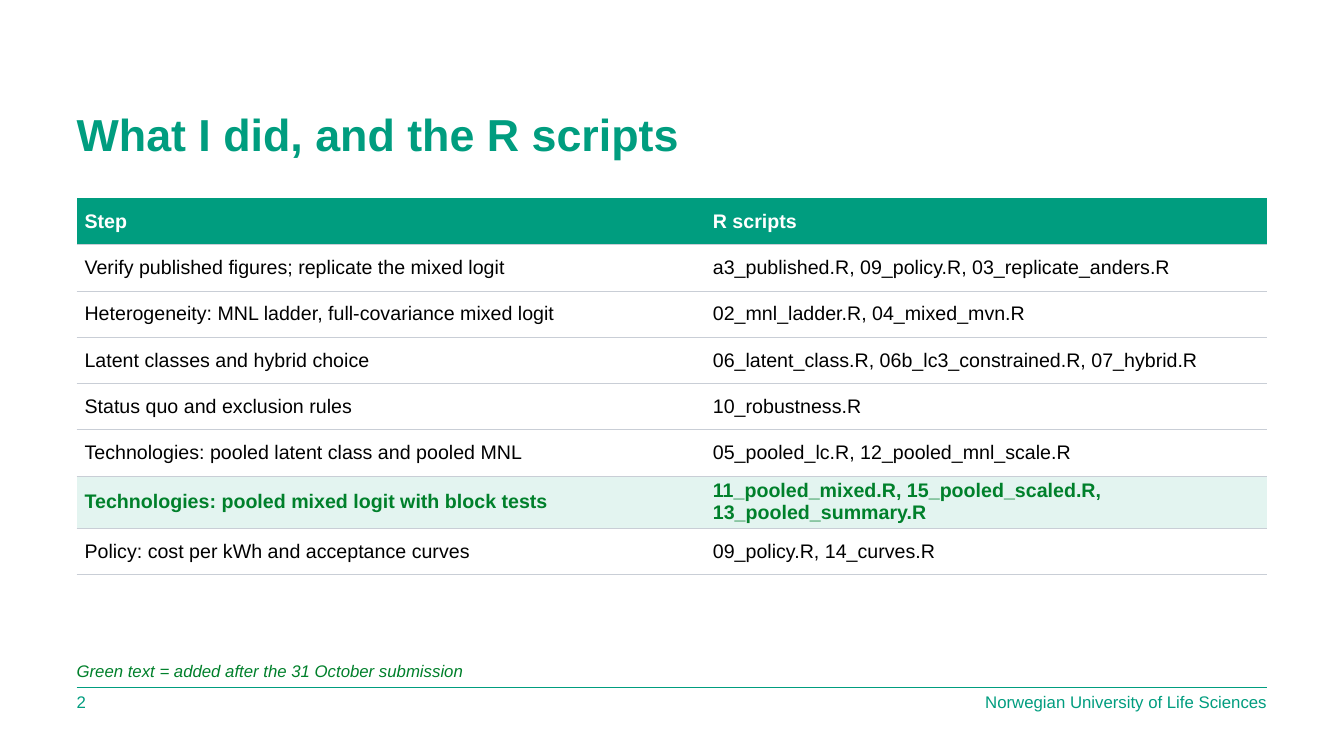
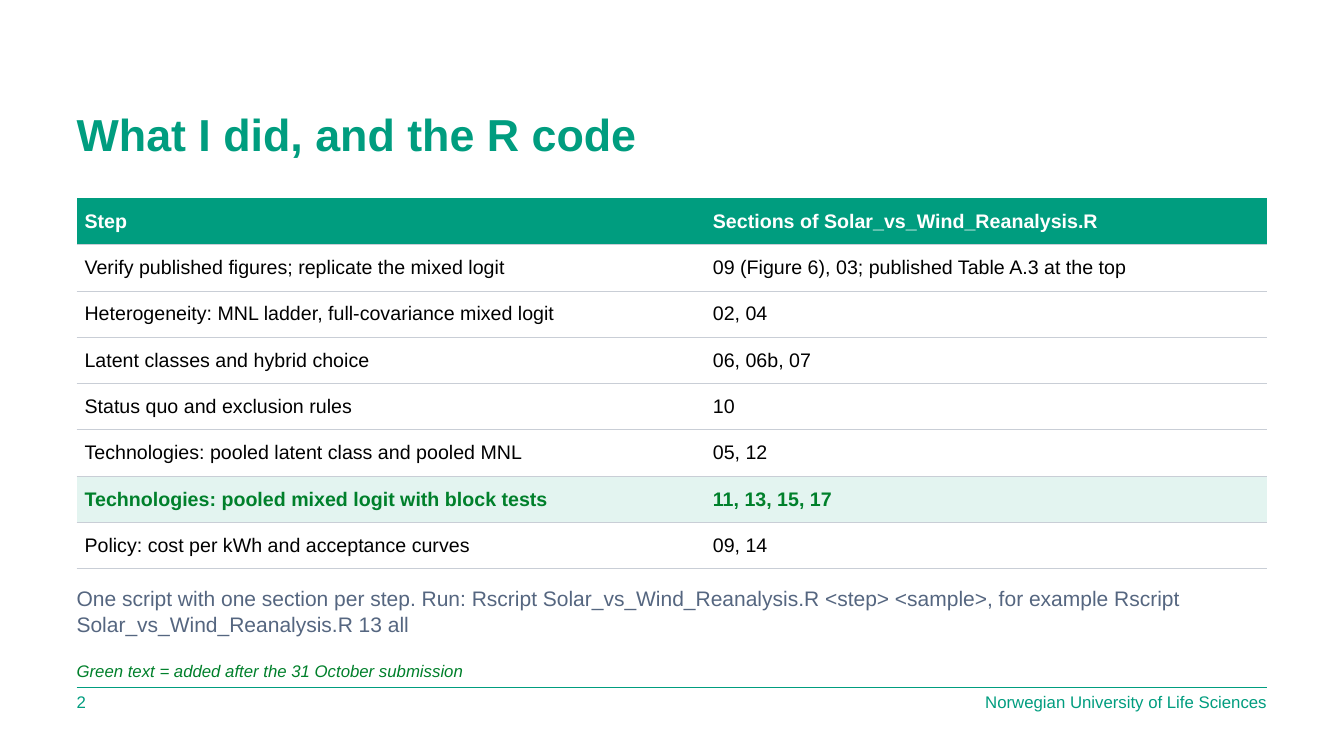
Before and after one commit to binosapk/Replication-of-Anders-et-al-2026-, a slide deck: slide 3 of docs/Defense_Presentation_13Nov.pptx. Drawn at 1344x756 pixels with LibreOffice and Linux fonts; fonts in the diff are those of the drawing; background and template pictures are left out. Boxes give left, top, right and bottom in pixels: in the first picture for what was removed or moved away, otherwise in the second. Text is boxed around its words. In the diff, an @@ line names an element or a change of style, - is before the commit and + after.

```diff
--- a/docs/Defense_Presentation_13Nov.pptx
+++ b/docs/Defense_Presentation_13Nov.pptx
@@ title at box(77, 118, 637, 158): text changed @@
-What I did, and the R scripts
+What I did, and the R code
@@ table at box(77, 199, 1267, 569) @@
-row 1, column 2: R scripts
+row 1, column 2: Sections of Solar_vs_Wind_Reanalysis.R
-row 2, column 2: a3_published.R, 09_policy.R, 03_replicate_anders.R
+row 2, column 2: 09 (Figure 6), 03; published Table A.3 at the top
-row 3, column 2: 02_mnl_ladder.R, 04_mixed_mvn.R
+row 3, column 2: 02, 04
-row 4, column 2: 06_latent_class.R, 06b_lc3_constrained.R, 07_hybrid.R
+row 4, column 2: 06, 06b, 07
-row 5, column 2: 10_robustness.R
+row 5, column 2: 10
-row 6, column 2: 05_pooled_lc.R, 12_pooled_mnl_scale.R
+row 6, column 2: 05, 12
-row 7, column 2: 11_pooled_mixed.R, 15_pooled_scaled.R, 13_pooled_summary.R
+row 7, column 2: 11, 13, 15, 17
-row 8, column 2: 09_policy.R, 14_curves.R
+row 8, column 2: 09, 14
@@ text added at box(77, 591, 1179, 637), 15 pt, text #556680 @@
+One script with one section per step. Run: Rscript Solar_vs_Wind_Reanalysis.R <step> <sample>, for example Rscript Solar_vs_Wind_Reanalysis.R 13 all
```
Also in this commit, not shown: 6 other slides changed, 26 other files.
